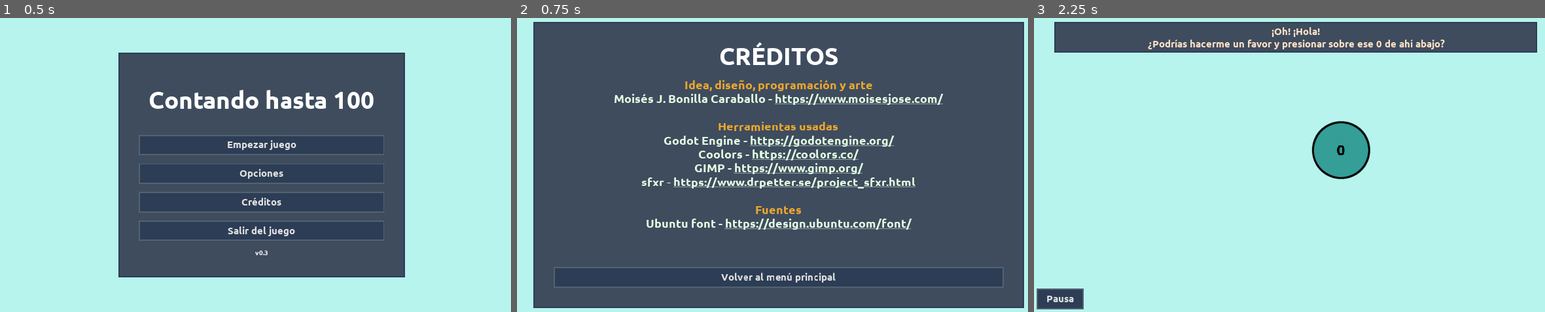
Above: before the commit, frames 1-3 (left to right).
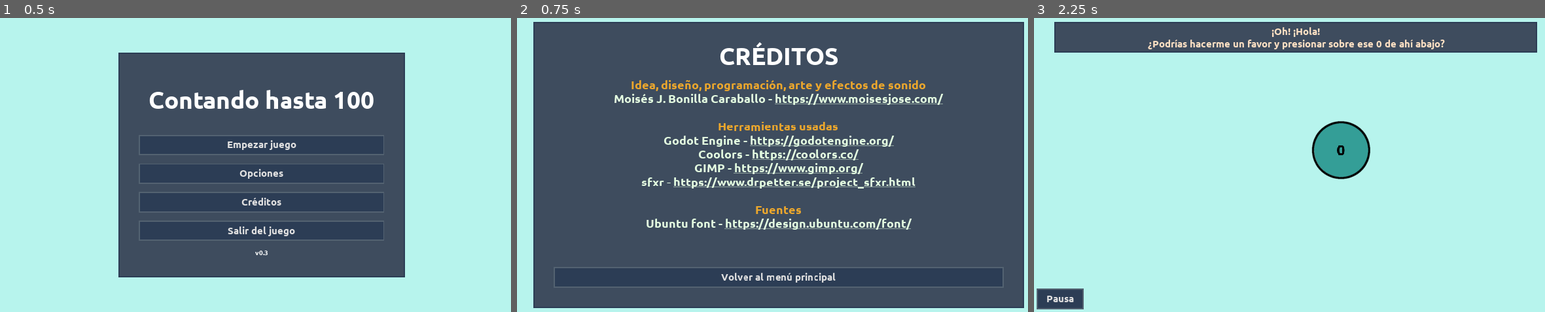
Above: after the commit, the same moments.

Repository: moisesjbc/contando-hasta-100
Game: Godot game, scene res://gui/main_menu/main_menu.tscn
The game is run twice, just before and just after one commit, with the same random seed, the same clock (stepped at 60 frames per second) and the same inputs.
Inputs:
- Up to frame 1 (0.5 s): no input
- Up to frame 2 (0.75 s): click "Créditos" at 0.5 s
- Up to frame 3 (2.25 s): click "Volver al menú principal" at 1.25 s; click "Empezar juego" at 2 s

Frame 1 is identical in both runs. In frame 2, 0.9% of the frame differs, in the area x 22-80%, y 21-25%; in frame 3, nothing differs.

Commit message:
Add missing 'SFX' to credits menu

Diff:
--- a/godot-project/gui/credits_menu/credits_menu.tscn
+++ b/godot-project/gui/credits_menu/credits_menu.tscn
@@ -66,7 +66,7 @@
 size_flags_vertical = 3
 custom_fonts/normal_font = SubResource( 2 )
 bbcode_enabled = true
-bbcode_text = "[center][color=#ECA72C]Idea, diseño, programación y arte[/color]
+bbcode_text = "[center][color=#ECA72C]Idea, diseño, programación, arte y efectos de sonido[/color]
 [color=#E4FDE1]Moisés J. Bonilla Caraballo - [url=\"https://www.moisesjose.com/\"]https://www.moisesjose.com/[/url][/color]
 
 [center][color=#ECA72C]Herramientas usadas[/color]
@@ -78,7 +78,7 @@
 [center][color=#ECA72C]Fuentes[/color]
 [color=#E4FDE1]Ubuntu font - [url=\"https://design.ubuntu.com/font/\"]https://design.ubuntu.com/font/[/url][/color]
 [/center]"
-text = "Idea, diseño, programación y arte
+text = "Idea, diseño, programación, arte y efectos de sonido
 Moisés J. Bonilla Caraballo - https://www.moisesjose.com/
 
 Herramientas usadas
